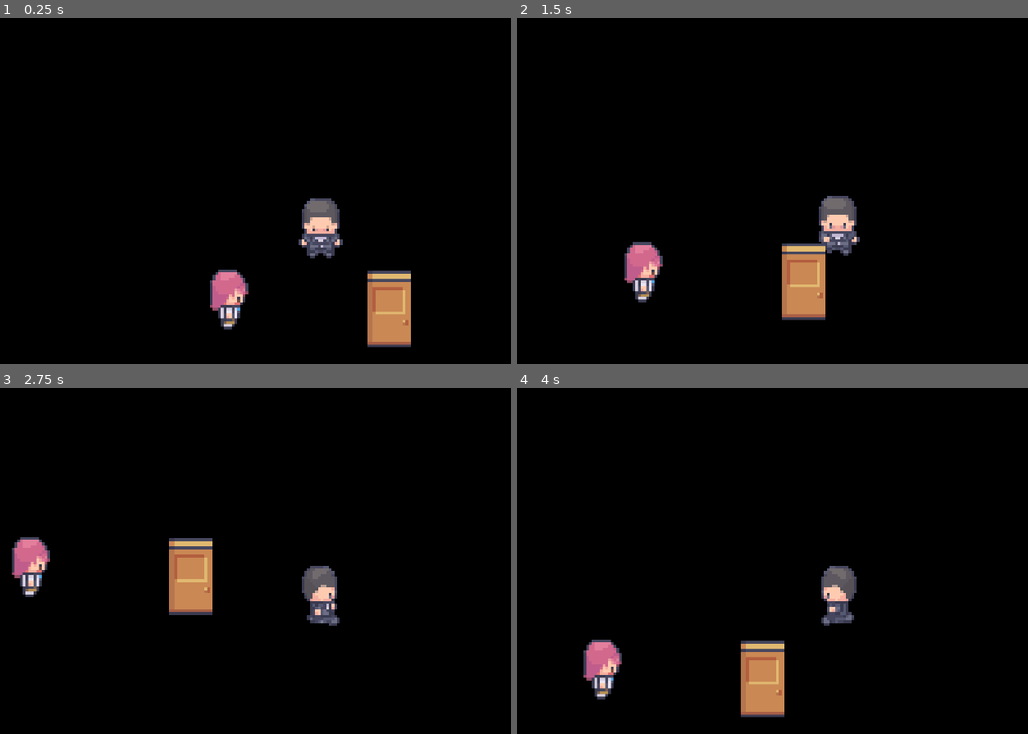
Above: before the commit, frames 1-4 (two rows, left to right).
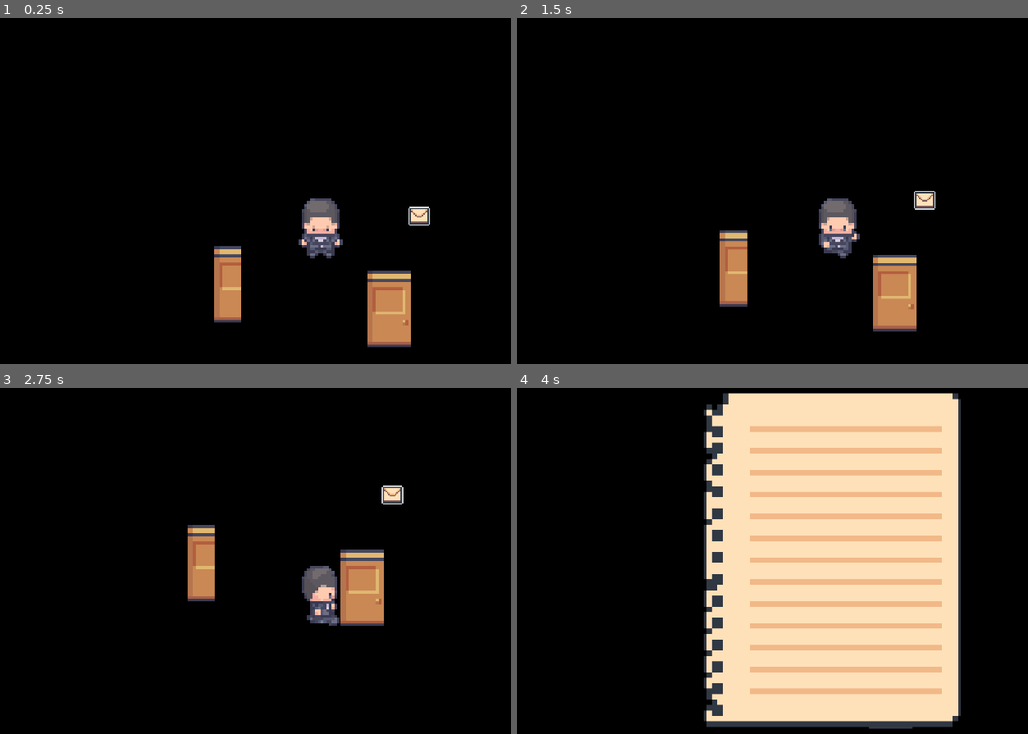
Above: after the commit, the same moments.

Repository: CISC204-S26/hw4-mrcheng-nabilmou
Game: Godot game, scene res://SCENES/TestScene.tscn
Two runs of this game, one before a commit and one after it. Both use one fixed random seed, a clock stepped at 60 frames per second and the inputs below. This scene is started directly instead of the project's main scene.
Inputs:
- Up to frame 1 (0.25 s): no input
- Up to frame 2 (1.5 s): hold D (Right) 0.53-1.28 s; tap E (Interact) at 0.6, 1.35 s; hold S (Down) from 1.28 s (still down)
- Up to frame 3 (2.75 s): release S (Down) at 2.03 s; hold D (Right) from 2.03 s (still down); tap E (Interact) at 2.1 s
- Up to frame 4 (4 s): release D (Right) at 2.78 s; hold W (Up) 2.78-3.53 s; tap E (Interact) at 2.85, 3.6 s; hold A (Left) from 3.53 s (still down)

The runs differ from the first frame. In frame 1, 1.6% of the frame differs, in the area x 41-85%, y 54-91%; in frame 2, 6.7%; in frame 3, 4.8%; in frame 4, 49%, in the area x 13-87%, y 1-99%.

Commit message:
finally figured out the door/keys

Diff:
--- a/cisc-204-pair-project/SCENES/INTERACTABLES/Door.tscn
+++ b/cisc-204-pair-project/SCENES/INTERACTABLES/Door.tscn
@@ -2,16 +2,24 @@
 
 [ext_resource type="Texture2D" uid="uid://dsjxes4yvmlog" path="res://ASSETS/ANIMATEDSTUFF/animated_door_big_1_32x32.png" id="1_ussyc"]
 
-[sub_resource type="GDScript" id="GDScript_3uysv"]
-resource_name = "Door"
-script/source = "class_name Door
-extends Interactable
+[sub_resource type="GDScript" id="GDScript_ussyc"]
+resource_name = "Locked Door"
+script/source = "extends \"res://SCRIPTS/interactable.gd\"
+
+class_name Door
+#extends Interactable
 
 func _ready():
 	interaction_type = \"door\"
 "
 
-[sub_resource type="CircleShape2D" id="CircleShape2D_t2oem"]
+[sub_resource type="RectangleShape2D" id="RectangleShape2D_ussyc"]
+size = Vector2(58, 74)
+
+[sub_resource type="PhysicsMaterial" id="PhysicsMaterial_ussyc"]
+
+[sub_resource type="RectangleShape2D" id="RectangleShape2D_02dpm"]
+size = Vector2(37, 60)
 
 [sub_resource type="AtlasTexture" id="AtlasTexture_02dpm"]
 atlas = ExtResource("1_ussyc")
@@ -51,16 +59,24 @@
 "duration": 1.0,
 "texture": SubResource("AtlasTexture_4coe6")
 }],
-"loop": true,
+"loop": false,
 "name": &"Door open",
-"speed": 5.0
+"speed": 2.0
 }]
 
 [node name="Door" type="Area2D" unique_id=1158038630]
-script = SubResource("GDScript_3uysv")
+script = SubResource("GDScript_ussyc")
 
-[node name="CollisionShape2D" type="CollisionShape2D" parent="." unique_id=564913863]
-shape = SubResource("CircleShape2D_t2oem")
+[node name="CollisionShape2D2" type="CollisionShape2D" parent="." unique_id=1356880146]
+position = Vector2(3, 16)
+shape = SubResource("RectangleShape2D_ussyc")
+
+[node name="StaticBody2D" type="StaticBody2D" parent="." unique_id=331589893]
+physics_material_override = SubResource("PhysicsMaterial_ussyc")
+
+[node name="CollisionShape2D" type="CollisionShape2D" parent="StaticBody2D" unique_id=638324079]
+position = Vector2(0.5, 18)
+shape = SubResource("RectangleShape2D_02dpm")
 
 [node name="AnimatedSprite2D" type="AnimatedSprite2D" parent="." unique_id=1077900769]
 sprite_frames = SubResource("SpriteFrames_i0na5")
--- a/cisc-204-pair-project/SCENES/INTERACTABLES/Key.tscn
+++ b/cisc-204-pair-project/SCENES/INTERACTABLES/Key.tscn
@@ -1,18 +1,20 @@
-[gd_scene format=3 uid="uid://d4ns68kyvccxk"]
+[gd_scene format=3 uid="uid://bk8qbs7k6m5te"]
 
 [ext_resource type="Script" uid="uid://dd848bpvpffrx" path="res://SCRIPTS/interactable.gd" id="1_kwl3c"]
-[ext_resource type="Texture2D" uid="uid://dcpks7vbkdjnl" path="res://ASSETS/NPCs/Doctor_2_idle_32x32.png" id="2_gfgkv"]
+[ext_resource type="Texture2D" uid="uid://dsjxes4yvmlog" path="res://ASSETS/ANIMATEDSTUFF/animated_door_big_1_32x32.png" id="2_gfgkv"]
 
 [sub_resource type="CircleShape2D" id="CircleShape2D_gfgkv"]
 radius = 30.066593
 
 [node name="Key" type="Area2D" unique_id=655332623]
 script = ExtResource("1_kwl3c")
+interaction_type = "key"
 metadata/_custom_type_script = "uid://dd848bpvpffrx"
 
 [node name="CollisionShape2D" type="CollisionShape2D" parent="." unique_id=1559352137]
 shape = SubResource("CircleShape2D_gfgkv")
 
 [node name="Sprite2D" type="Sprite2D" parent="." unique_id=1371538113]
+position = Vector2(-1, -19)
 texture = ExtResource("2_gfgkv")
-hframes = 4
+hframes = 8
--- a/cisc-204-pair-project/SCENES/Key.tscn
+++ /dev/null
@@ -1,18 +0,0 @@
-[gd_scene format=3 uid="uid://bk8qbs7k6m5te"]
-
-[ext_resource type="Script" uid="uid://dd848bpvpffrx" path="res://SCRIPTS/interactable.gd" id="1_kwl3c"]
-[ext_resource type="Texture2D" uid="uid://dcpks7vbkdjnl" path="res://ASSETS/NPCs/Doctor_2_idle_32x32.png" id="2_gfgkv"]
-
-[sub_resource type="CircleShape2D" id="CircleShape2D_gfgkv"]
-radius = 30.066593
-
-[node name="Key" type="Area2D" unique_id=655332623]
-script = ExtResource("1_kwl3c")
-metadata/_custom_type_script = "uid://dd848bpvpffrx"
-
-[node name="CollisionShape2D" type="CollisionShape2D" parent="." unique_id=1559352137]
-shape = SubResource("CircleShape2D_gfgkv")
-
-[node name="Sprite2D" type="Sprite2D" parent="." unique_id=1371538113]
-texture = ExtResource("2_gfgkv")
-hframes = 4
--- a/cisc-204-pair-project/SCENES/TESTS/TestScene2.tscn
+++ b/cisc-204-pair-project/SCENES/TESTS/TestScene2.tscn
@@ -1,9 +1,11 @@
 [gd_scene format=3 uid="uid://m1hfx401y7fn"]
 
 [ext_resource type="PackedScene" uid="uid://c1l2ylctq4ydm" path="res://SCENES/ROOMS/StartRoom.tscn" id="1_30eqk"]
-[ext_resource type="PackedScene" uid="uid://bn67onos3vkvd" path="res://SCENES/Player.tscn" id="2_ve7oe"]
+[ext_resource type="PackedScene" uid="uid://bn67onos3vkvd" path="res://SCENES/player.tscn" id="2_ve7oe"]
 [ext_resource type="PackedScene" uid="uid://op6b3eew8oca" path="res://SCENES/INTERACTABLES/Note.tscn" id="3_ve7oe"]
 [ext_resource type="PackedScene" uid="uid://48lmgoukpa6t" path="res://SCENES/INTERACTABLES/StartingPhone.tscn" id="4_rwfuf"]
+[ext_resource type="PackedScene" uid="uid://cbi68oekbamj5" path="res://SCENES/INTERACTABLES/Door.tscn" id="5_iqneq"]
+[ext_resource type="PackedScene" uid="uid://bk8qbs7k6m5te" path="res://SCENES/INTERACTABLES/Key.tscn" id="6_tgpwn"]
 
 [node name="TestScene2" type="Node2D" unique_id=617962878]
 
@@ -17,3 +19,10 @@
 
 [node name="Player" parent="." unique_id=220904025 instance=ExtResource("2_ve7oe")]
 position = Vector2(15, 159)
+
+[node name="Door" parent="." unique_id=1158038630 instance=ExtResource("5_iqneq")]
+position = Vector2(17, 49)
+interaction_type = "door"
+
+[node name="Key" parent="." unique_id=655332623 instance=ExtResource("6_tgpwn")]
+position = Vector2(123, 134)
--- a/cisc-204-pair-project/SCENES/TestScene.tscn
+++ b/cisc-204-pair-project/SCENES/TestScene.tscn
@@ -1,9 +1,10 @@
 [gd_scene format=3 uid="uid://lhwe3jsdks5p"]
 
 [ext_resource type="PackedScene" uid="uid://bn67onos3vkvd" path="res://SCENES/player.tscn" id="1_13b88"]
-[ext_resource type="PackedScene" uid="uid://bk8qbs7k6m5te" path="res://SCENES/Key.tscn" id="2_rp8ow"]
+[ext_resource type="PackedScene" uid="uid://bk8qbs7k6m5te" path="res://SCENES/INTERACTABLES/Key.tscn" id="2_rp8ow"]
 [ext_resource type="Script" uid="uid://bejwuf2tmfplp" path="res://SCRIPTS/player.gd" id="2_v2wxe"]
 [ext_resource type="PackedScene" uid="uid://cbi68oekbamj5" path="res://SCENES/INTERACTABLES/Door.tscn" id="4_5prqs"]
+[ext_resource type="PackedScene" uid="uid://op6b3eew8oca" path="res://SCENES/INTERACTABLES/Note.tscn" id="5_3tnmc"]
 
 [node name="TestScene" type="Node2D" unique_id=614647021]
 
@@ -14,16 +15,12 @@
 [node name="Camera2D" type="Camera2D" parent="." unique_id=568064551]
 zoom = Vector2(5, 5)
 
-[node name="StaticBody2D" type="StaticBody2D" parent="." unique_id=1845590981]
-position = Vector2(0, 49)
-
-[node name="CollisionShape2D" type="CollisionShape2D" parent="StaticBody2D" unique_id=1180976712]
-position = Vector2(-1.5, -62.5)
-
 [node name="Door" parent="." unique_id=1158038630 instance=ExtResource("4_5prqs")]
 position = Vector2(51, 18)
 interaction_type = "door"
 
 [node name="Key" parent="." unique_id=655332623 instance=ExtResource("2_rp8ow")]
 position = Vector2(-66, 20)
-interaction_type = "key"
+
+[node name="Note" parent="." unique_id=1528998479 instance=ExtResource("5_3tnmc")]
+position = Vector2(65, -23)
--- a/cisc-204-pair-project/SCRIPTS/game_manager.gd
+++ b/cisc-204-pair-project/SCRIPTS/game_manager.gd
@@ -4,8 +4,7 @@
 var drives_collected = 0
 var has_keycard1: bool = false
 var has_keycard2: bool = false
-
-
+var num_keys: int = 0 #
 
 # once player does everything they may enter final room
 func can_enter_final_room():
--- a/cisc-204-pair-project/SCRIPTS/interactable.gd
+++ b/cisc-204-pair-project/SCRIPTS/interactable.gd
@@ -14,7 +14,6 @@
 @onready var note_label = $NoteUI/NoteTexture/NoteLabel if has_node("NoteUI/NoteTexture/NoteLabel") else null
 @onready var note_texture = $NoteUI/NoteTexture if has_node("NoteUI/NoteTexture") else null
 
-
 func _ready():
 	if note_ui:
 		note_ui.visible = false
@@ -22,6 +21,9 @@
 
 
 func interact():
+	# This cleans the string so " Door " becomes "door"
+	var clean_type = interaction_type.strip_edges().to_lower()
+	print("INTERACT FUNCTION WAS CALLED ON: ", name)
 	match interaction_type:
 		"note":
 			print("Interacted with NOTE")
@@ -76,43 +78,30 @@
 	if body.name == "Player":
 		envelope.play("Closed")
 
-# ------- CODE FOR KEY # CODE FOR KEY # CODE FOR KEY # CODE FOR KEY -------- #
 func add_key():
-	var player = get_tree().get_first_node_in_group("player")
-	if player:
-		player.num_keys += 1
-		print("Picked up a key! Total keys:", player.num_keys)
-		queue_free()
+	print("Add Key function started!")
+	GameManager.num_keys += 1
+	print("Picked up a key! Global keys:", GameManager.num_keys)
+	queue_free()
 
-# ------ CODE FOR DOOR # CODE FOR DOOR # CODE FOR DOOR # CODE FOR DOOR ----- #
 func try_open_door():
-	var player = get_tree().get_first_node_in_group("player")
-	if not player:
-		return
+	print("Attempting to open door...")
 
-	if player.num_keys > 0:
-		player.num_keys -= 1
-		print("Door opened! Keys left:", player.num_keys)
+	# Check the Global Manager instead of the Player node
+	if GameManager.num_keys > 0:
+		GameManager.num_keys -= 1
+		print("SUCCESS: Opening Door! Keys remaining: ", GameManager.num_keys)
 
-	# Play animation if this interactable has one
+		if has_node("StaticBody2D/CollisionShape2D"):
+			$StaticBody2D/CollisionShape2D.set_deferred("disabled", true)
+
 		if has_node("AnimatedSprite2D"):
-			var anim = $AnimatedSprite2D
-			anim.play("Open")
+			$AnimatedSprite2D.play("Door open")
+			await $AnimatedSprite2D.animation_finished
 
-		# Disable collision so player can walk through
-			if has_node("CollisionShape2D"):
-				$CollisionShape2D.disabled = true
+		#queue_free()
+	else:
+		print("LOCKED: You have 0 keys in GameManager.")
 
-			# Wait for animation to finish, then remove door
-			await anim.animation_finished
-			queue_free()
-		else:
-			# Fallback if no animation exists
-			queue_free()
-	else:
-		print("Door is locked. You need a key.")
-
-
-# -------- CODE FOR DIALOGUE # CODE FOR DIALOGUE # CODE FOR DIALOGUE ------- #
 func start_dialogue():
 	pass
--- a/cisc-204-pair-project/SCRIPTS/player.gd
+++ b/cisc-204-pair-project/SCRIPTS/player.gd
@@ -3,7 +3,7 @@
 
 @onready var interaction_area = $InteractionArea2D
 @onready var sprite: AnimatedSprite2D = $AnimatedSprite2D
-
+var num_keys: int = 0
 
 var SPEED := 100.0
 var last_direction := Vector2.DOWN
